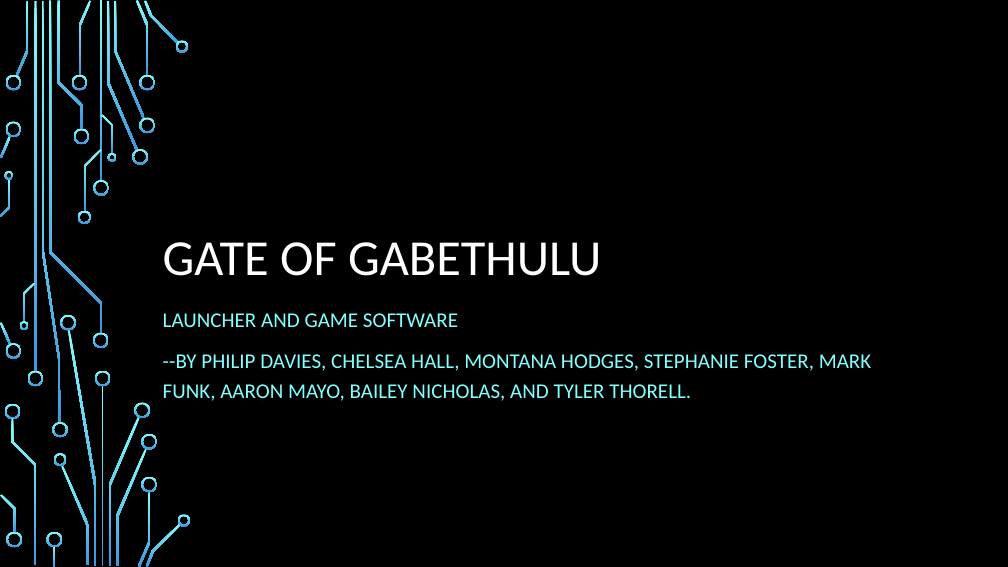
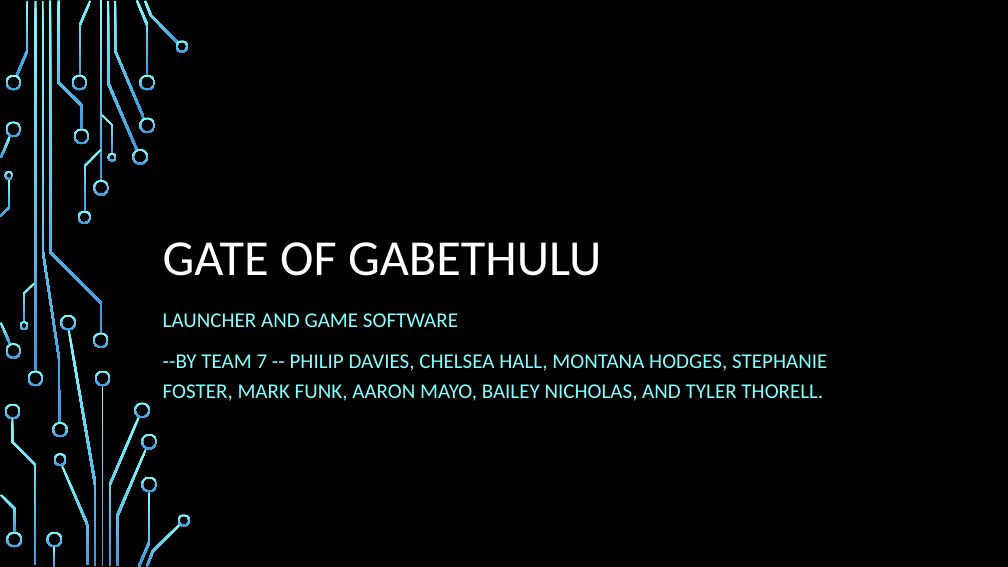
Before and after one commit to Team7-SoftEng/Asset-Development, a slide deck: slide 1 of Gate of GAbethulu.pptx. Drawn at 1008x567 pixels with LibreOffice and Linux fonts; fonts in the diff are those of the drawing; background and template pictures are left out. Boxes give left, top, right and bottom in pixels: in the first picture for what was removed or moved away, otherwise in the second. Text is boxed around its words. In the diff, an @@ line names an element or a change of style, - is before the commit and + after.

```diff
--- a/Gate of GAbethulu.pptx
+++ b/Gate of GAbethulu.pptx
@@ subtitle at [163, 354, 827, 401]: text changed @@
---BY PHILIP DAVIES, CHELSEA HALL, MONTANA HODGES, STEPHANIE FOSTER, MARK FUNK, AARON MAYO, BAILEY NICHOLAS, AND TYLER THORELL.
+--BY TEAM 7 -- PHILIP DAVIES, CHELSEA HALL, MONTANA HODGES, STEPHANIE FOSTER, MARK FUNK, AARON MAYO, BAILEY NICHOLAS, AND TYLER THORELL.
```
Also in this commit, not shown: 6 other slides changed, 2 slides added.
